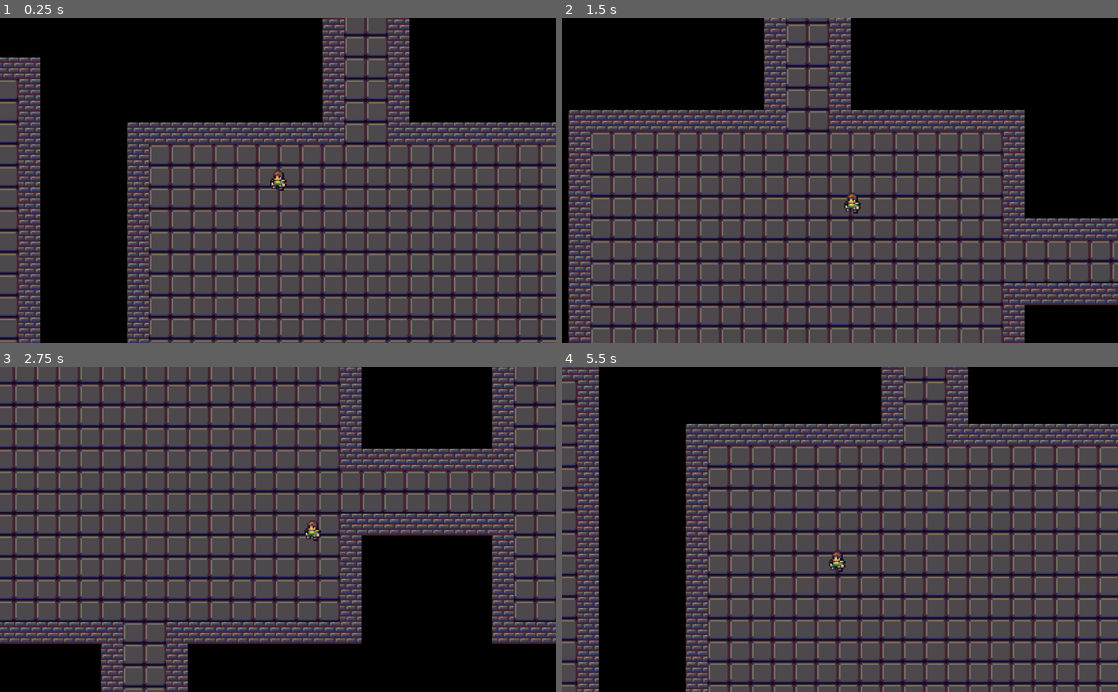
Above: before the commit, frames 1-4 (two rows, left to right).
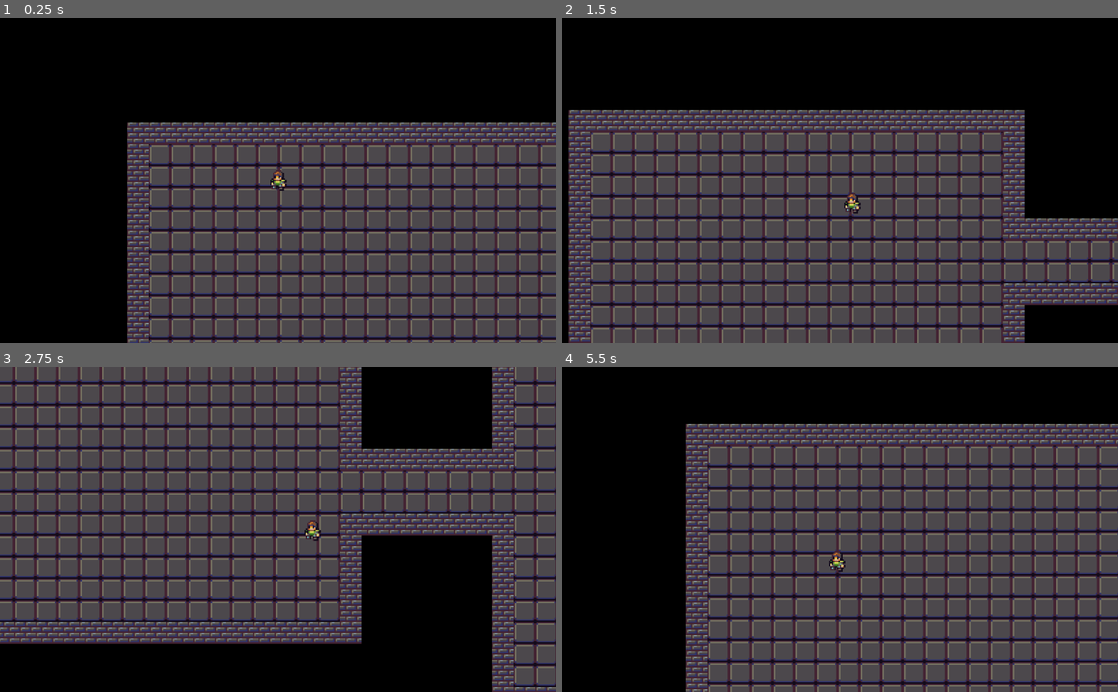
Above: after the commit, the same moments.

Repository: 3akev/waterblade
Game: Godot game, scene res://Main.tscn
Same seed, same stepped clock (60 frames per second), same inputs: the game is played once before the commit and once after it.
Inputs:
- Up to frame 1 (0.25 s): no input
- Up to frame 2 (1.5 s): tap Enter at 0.5 s; hold D (right) 0.53-1.28 s; hold S (down) from 1.28 s (still down)
- Up to frame 3 (2.75 s): release S (down) at 2.03 s; hold D (right) from 2.03 s (still down)
- Up to frame 4 (5.5 s): release D (right) at 2.78 s; hold W (up) 2.78-3.53 s; hold A (left) 3.53-5.03 s; hold S (down) from 5.03 s (still down)

The runs differ from the first frame. In frame 1, 12% of the frame differs, in the area x 0-74%, y 0-100%; in frame 2, 4.8%; in frame 3, 4.8%; in frame 4, 9.7%.

Commit message:
Clean up dungeon generation code further

Diff:
--- a/Core/Constants.gd
+++ b/Core/Constants.gd
@@ -5,7 +5,8 @@
 const MAX_ROOM_SIZE = Vector2(25, 20)
 const MIN_ROOM_SIZE = Vector2(15, 12)
 
-const ROOM_SLOT_SIZE = MAX_ROOM_SIZE + Vector2(2, 2)
+const ROOM_PADDING = 2
+const ROOM_SLOT_SIZE = MAX_ROOM_SIZE + Vector2(ROOM_PADDING, ROOM_PADDING)
 const MIN_ROOMS_PER_DUNGEON = 6
 const MAX_ROOMS_PER_DUNGEON = 18
 
--- a/Core/Dungeon/Dungeon.gd
+++ b/Core/Dungeon/Dungeon.gd
@@ -1,12 +1,27 @@
 extends Node
+
+var directions = preload("res://Core/Utils/Directions.gd").new()
 
 var rooms = {}
 var tunnels = {}
 
 func get_random_room():
+	randomize()
 	var ls = rooms.keys()
 	ls.shuffle()
 	return ls[0]
+
+func get_adjacent_non_connected_room(slot):
+	for v in directions.get_randomized_directions():
+		if rooms.get(slot + v, null) != null and not [slot, slot + v] in tunnels and not [slot + v, slot] in tunnels:
+			return slot + v
+	return null
+
+func get_adjacent_space(slot):
+	for v in directions.get_randomized_directions():
+		if rooms.get(slot + v, null) == null:
+			return slot + v
+	return null
 
 func add_room(slot, rect):
 	rooms[slot] = rect
--- a/Core/Dungeon/DungeonGenerator.gd
+++ b/Core/Dungeon/DungeonGenerator.gd
@@ -2,7 +2,6 @@
 
 const DungeonCreator = preload("res://Core/Dungeon/DungeonCreator.gd")
 const Dungeon = preload("res://Core/Dungeon/Dungeon.gd")
-const Directions = [Vector2.LEFT, Vector2.RIGHT, Vector2.UP, Vector2.DOWN]
 
 var rng
 var creator
@@ -13,7 +12,6 @@
 
 func generate_dungeon():
 	var dungeon = Dungeon.new()
-
 	dungeon.add_room(Vector2(0, 0), creator.create_room(Vector2(0, 0)))
 
 	var num_rooms = rng.randi_range(Constants.MIN_ROOMS_PER_DUNGEON, Constants.MAX_ROOMS_PER_DUNGEON) - 1
@@ -27,34 +25,25 @@
 	return dungeon
 
 func generate_next_room(dungeon):
-	var previous_room_slot = dungeon.get_random_room()
+	var previous_slot = dungeon.get_random_room()
+	var slot = dungeon.get_adjacent_space(previous_slot)
 
-	var direction = Directions[rng.randi_range(0, 3)]
-	var room_slot = previous_room_slot + direction
-
-	if room_slot in dungeon.rooms:
+	if slot == null:
 		return generate_next_room(dungeon)
 
-	var room = creator.create_room(room_slot)
-
-	dungeon.add_room(room_slot, room)
-	generate_tunnel(dungeon, previous_room_slot, room_slot)
+	dungeon.add_room(slot, creator.create_room(slot))
+	generate_tunnel(dungeon, previous_slot, slot)
 
 func generate_extra_tunnel(dungeon):
 	var slot1 = dungeon.get_random_room()
+	var slot2 = dungeon.get_adjacent_non_connected_room(slot1)
 
-	var direction = Directions[rng.randi_range(0, 3)]
-	var slot2 = slot1 + direction
-	var room2 = dungeon.rooms.get(slot2, null)
-
-	if room2 == null:
-		return generate_extra_tunnel(dungeon)
+	if slot2 == null:
+		return
 
 	generate_tunnel(dungeon, slot1, slot2)
 
 func generate_tunnel(dungeon, slot1, slot2):
-	if [slot1, slot2] in dungeon.tunnels or [slot2, slot1] in dungeon.tunnels:
-		return
 	var direction = slot1 - slot2
 	var tunnel
 	if direction in [Vector2.UP, Vector2.DOWN]:
--- /dev/null
+++ b/Core/Utils/Directions.gd
@@ -0,0 +1,9 @@
+extends Node
+
+const Directions = [Vector2.LEFT, Vector2.RIGHT, Vector2.UP, Vector2.DOWN]
+
+static func get_randomized_directions():
+	randomize()
+	var ls = Directions.duplicate()
+	ls.shuffle()
+	return ls
